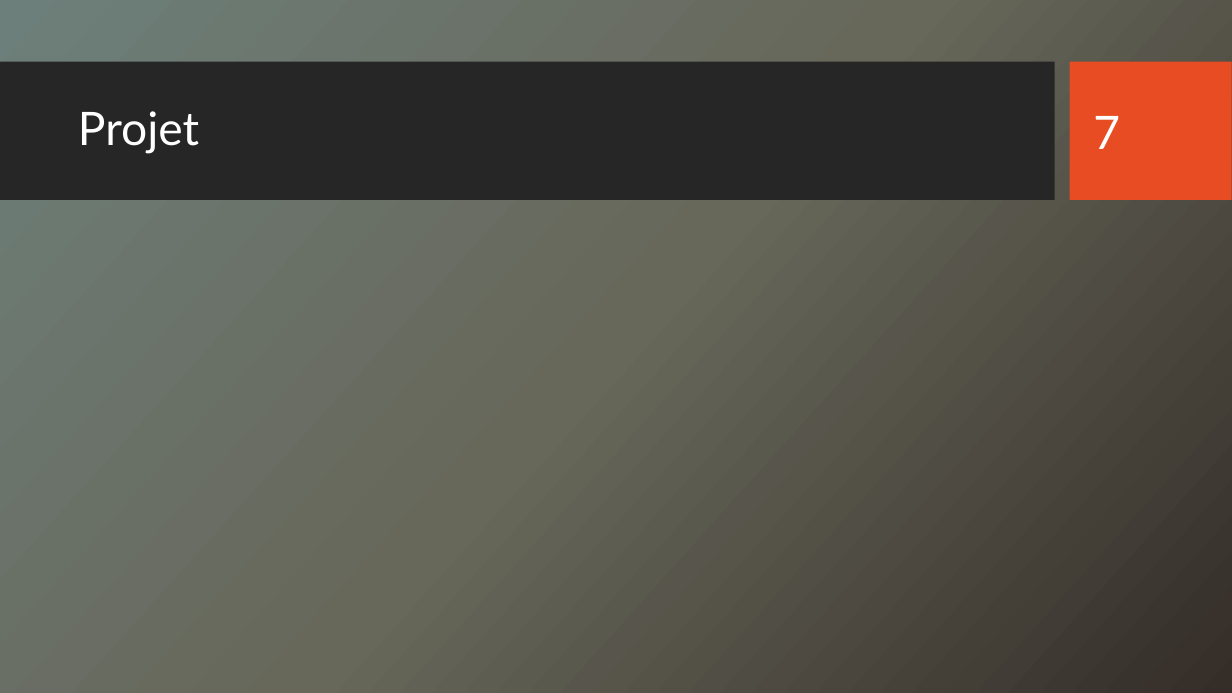
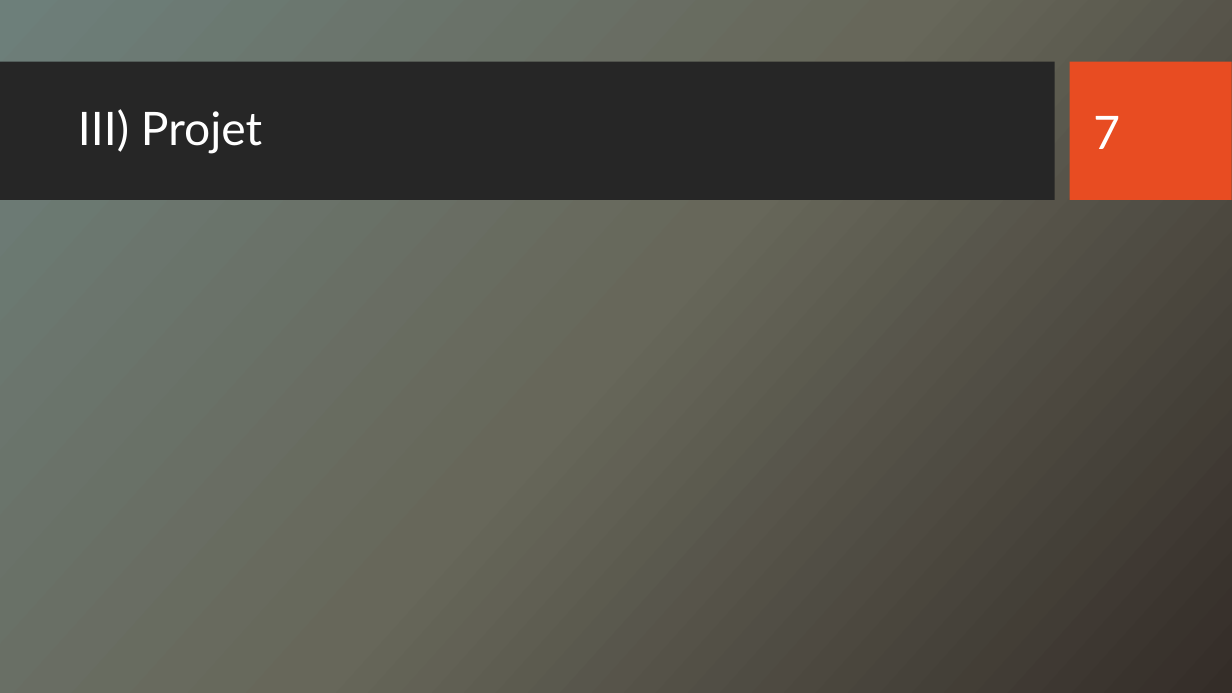
Before and after one commit to kazouke/Artificial-Bee-Colony, a slide deck: slide 7 of Intelligence Artificielle.pptx. Drawn at 1232x693 pixels with LibreOffice and Linux fonts; fonts in the diff are those of the drawing; background and template pictures are left out. Boxes give left, top, right and bottom in pixels: in the first picture for what was removed or moved away, otherwise in the second. Text is boxed around its words. In the diff, an @@ line names an element or a change of style, - is before the commit and + after.

Commit message:
couin

```diff
--- a/Intelligence Artificielle.pptx
+++ b/Intelligence Artificielle.pptx
@@ title at (78, 109, 262, 154): text changed @@
-Projet
+III) Projet
```
